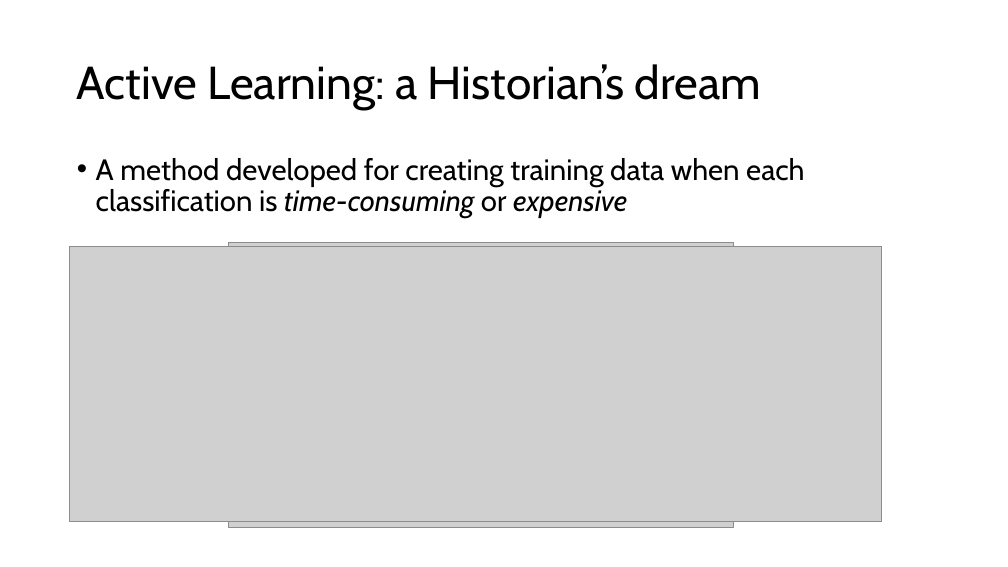
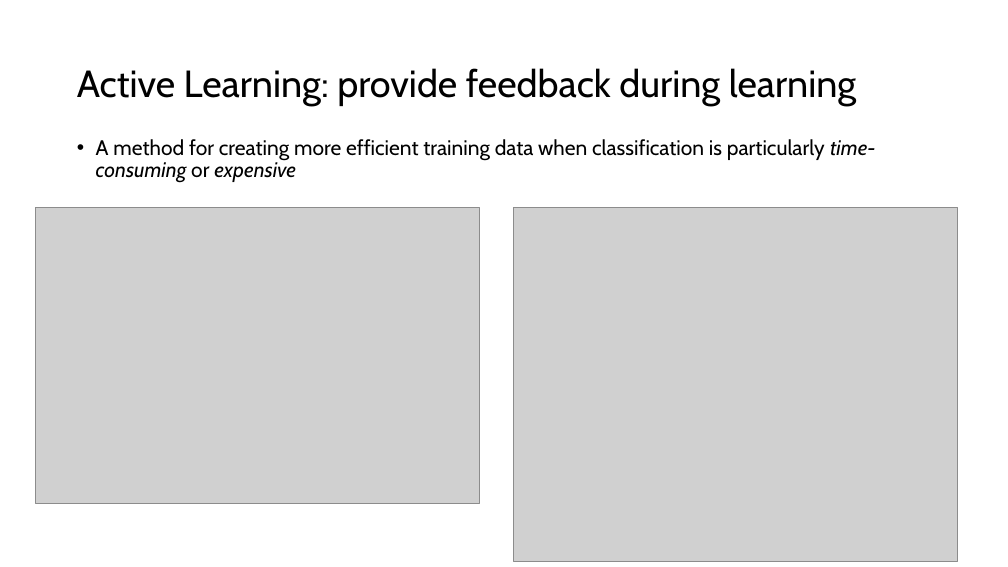
Before and after one commit to murrodroid/ClassHistData, a slide deck: slide 5 of active_learning/presentation.pptx (slide 4 before the commit). Drawn at 1008x567 pixels with LibreOffice and Linux fonts; fonts in the diff are those of the drawing; grey boxes stand for pictures; background and template pictures are left out. Boxes give left, top, right and bottom in pixels: in the first picture for what was removed or moved away, otherwise in the second. Text is boxed around its words. In the diff, an @@ line names an element or a change of style, - is before the commit and + after.

```diff
--- a/active_learning/presentation.pptx
+++ b/active_learning/presentation.pptx
@@ title at <box>77,68,856,106</box>: text changed; size 44 to 36 pt @@
-Active Learning: a Historian’s dream
+Active Learning: provide feedback during learning
@@ text at <box>96,139,876,183</box>: text changed; size 28 to 20 pt @@
-• A method developed for creating training data when each classification is time-consuming or expensive
+• A method for creating more efficient training data when classification is particularly time-consuming or expensive
@@ picture added at <box>35,207,479,504</box> @@
@@ picture added at <box>513,207,957,561</box> @@
@@ picture removed at <box>70,247,882,523</box> @@
@@ picture removed at <box>228,243,734,527</box> @@
```
Also in this commit, not shown: 2 other slides changed, 3 slides added, 2 slides removed, 5 other files.
